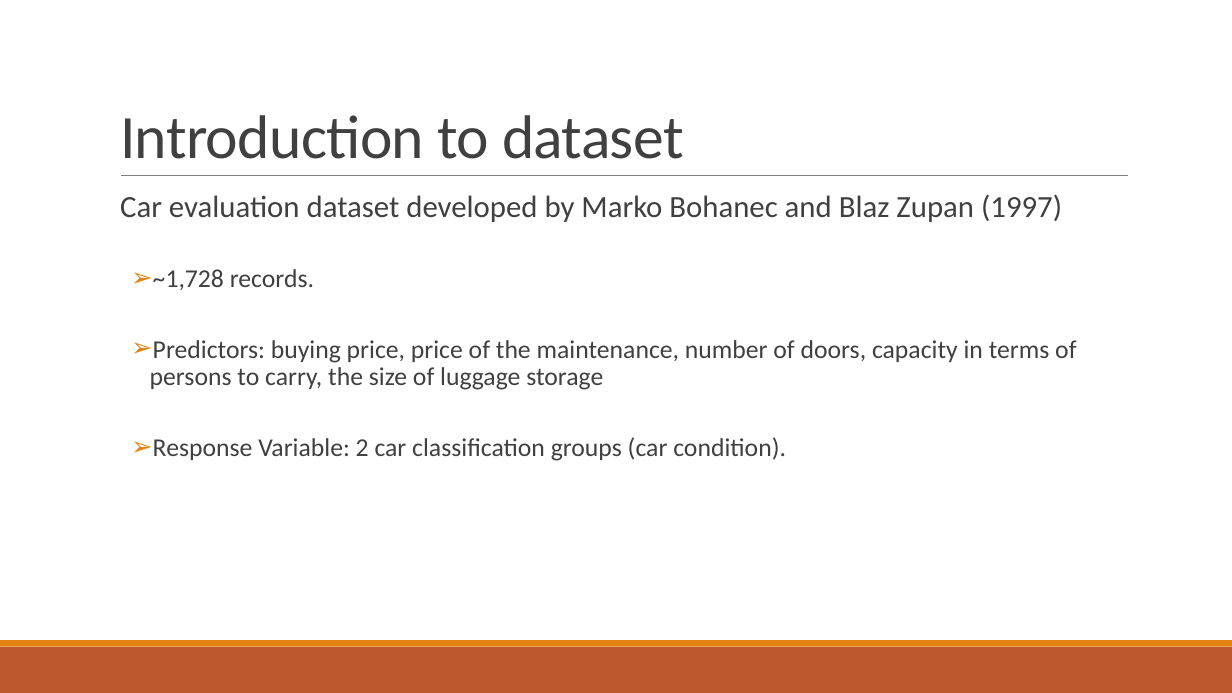
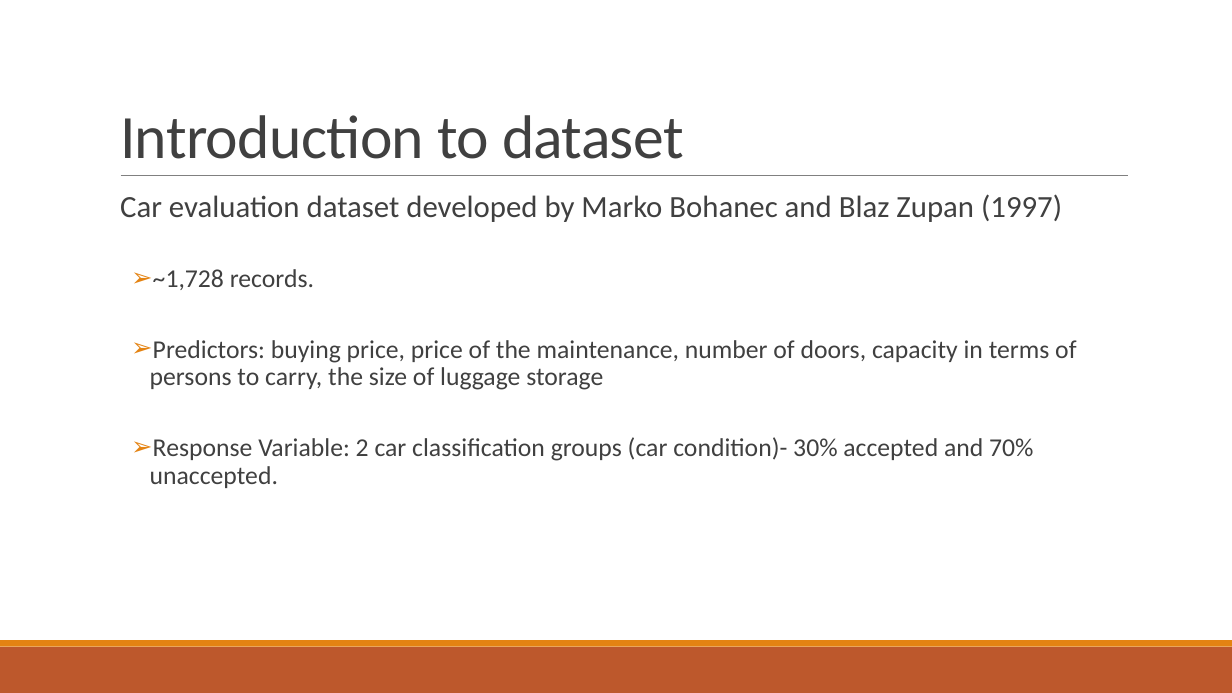
Before and after one commit to MLBartley/DataMiningCourse, a slide deck: slide 2 of Project3/Project3Slides.pptx. Drawn at 1232x693 pixels with LibreOffice and Linux fonts; fonts in the diff are those of the drawing. Boxes give left, top, right and bottom in pixels: in the first picture for what was removed or moved away, otherwise in the second. Text is boxed around its words. In the diff, an @@ line names an element or a change of style, - is before the commit and + after.

```diff
--- a/Project3/Project3Slides.pptx
+++ b/Project3/Project3Slides.pptx
@@ text at (x1=150, y1=437, x2=1033, y2=488): text changed @@
-  ➢ Response Variable: 2 car classification groups (car condition).
+  ➢ Response Variable: 2 car classification groups (car condition)- 30% accepted and 70% unaccepted.
```
Also in this commit, not shown: 2 other slides changed, 2 slides added, 2 slides removed.
